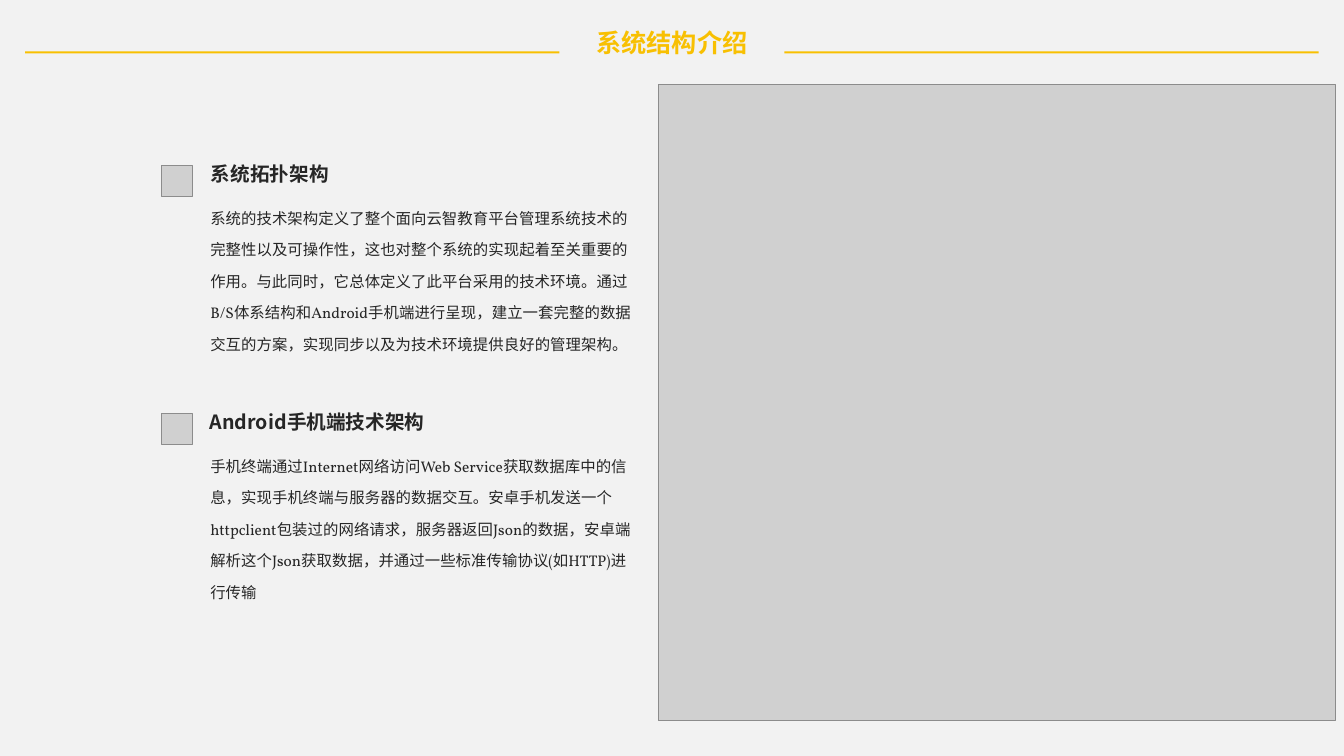
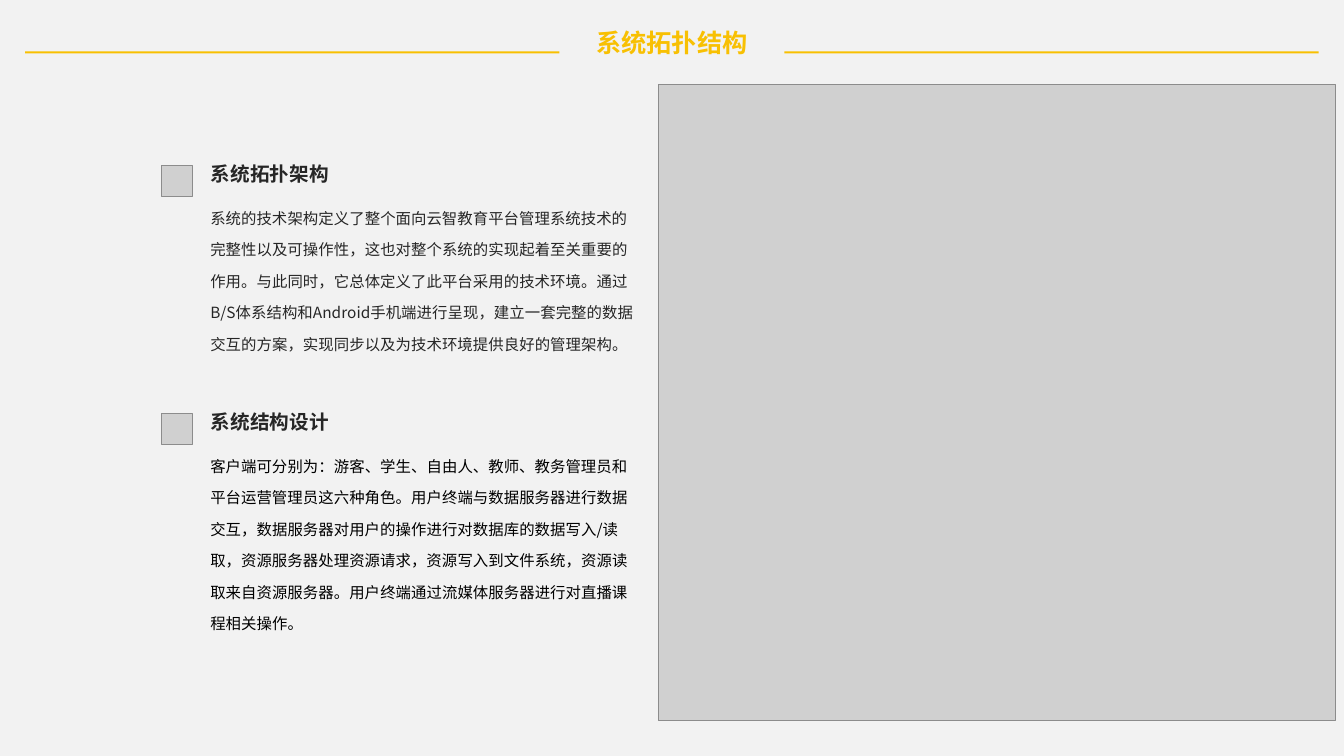
Before and after one commit to starxgit/YZEdu, a slide deck: slide 12 of 演示/提交材料二：项目简介 PPT（必选）/A类-杭州电子科技大学信息工程学院风盛科技队-“云智教育”App平台系统 项目简介 PPT.ppt (slide 6 before the commit). Drawn at 1344x756 pixels with LibreOffice and Linux fonts; fonts in the diff are those of the drawing; grey boxes stand for pictures. Boxes give left, top, right and bottom in pixels: in the first picture for what was removed or moved away, otherwise in the second. Text is boxed around its words. In the diff, an @@ line names an element or a change of style, - is before the commit and + after.

Commit message:
PPT和详细方案

```diff
--- a/演示/提交材料二：项目简介 PPT（必选）/A类-杭州电子科技大学信息工程学院风盛科技队-“云智教育”App平台系统 项目简介 PPT.ppt
+++ b/演示/提交材料二：项目简介 PPT（必选）/A类-杭州电子科技大学信息工程学院风盛科技队-“云智教育”App平台系统 项目简介 PPT.ppt
@@ text at <box>596,30,747,55</box>: text changed @@
-系统结构介绍
+系统拓扑结构
@@ text "系统的技术架构定义了整个面向云智教育平台管理系统技术的完整性以及可操作性，这也对整个系统的实现起着至关重要的作用。与此同 ..." at <box>210,211,633,352</box>: font Vollkorn to Noto Sans CJK SC @@
@@ text removed at <box>210,412,425,431</box> @@
-Android手机端技术架构
@@ text added at <box>211,412,329,431</box>, 14 pt, text #262626, bold @@
+系统结构设计
@@ text removed at <box>210,459,630,600</box> @@
-手机终端通过Internet网络访问Web Service获取数据库中的信息，实现手机终端与服务器的数据交互。安卓手机发送一个httpclient包装过的网络请求，服务器返回Json的数据，安卓端解析这个Json获取数据，并通过一些标准传输协议(如HTTP)进行传输
@@ text added at <box>210,459,627,631</box>, 11 pt, text #000000 @@
+客户端可分别为：游客、学生、自由人、教师、教务管理员和平台运营管理员这六种角色。用户终端与数据服务器进行数据交互，数据服务器对用户的操作进行对数据库的数据写入/读取，资源服务器处理资源请求，资源写入到文件系统，资源读取来自资源服务器。用户终端通过流媒体服务器进行对直播课程相关操作。
```
Also in this commit, not shown: 10 other slides changed, 8 slides added, 2 slides removed, 2 other files.
